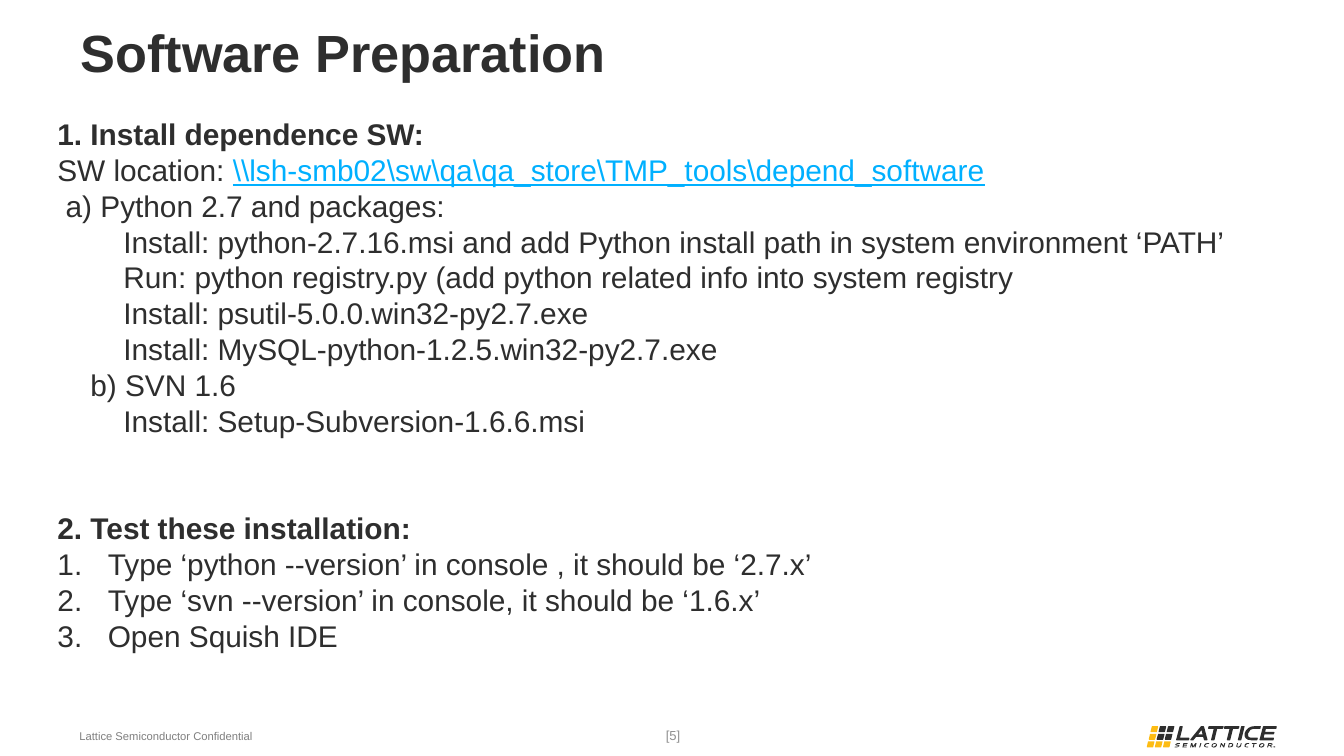
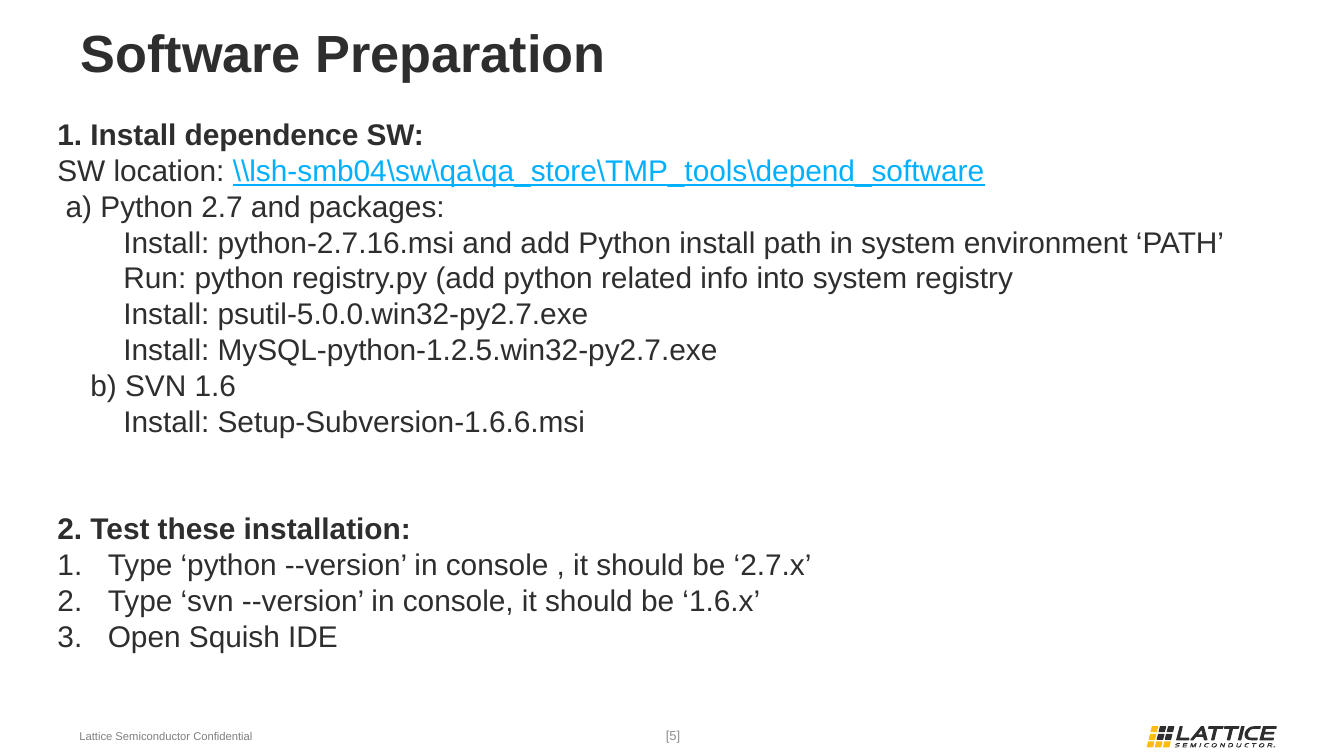
Before and after one commit to wanghengquan/repository, a slide deck: slide 5 of tmp_client/doc/TMP_EIT_suites/Local_EIT2_run_LSH1.pptx. Drawn at 1344x756 pixels with LibreOffice and Linux fonts; fonts in the diff are those of the drawing; background and template pictures are left out. Boxes give left, top, right and bottom in pixels: in the first picture for what was removed or moved away, otherwise in the second. Text is boxed around its words. In the diff, an @@ line names an element or a change of style, - is before the commit and + after.

```diff
--- a/tmp_client/doc/TMP_EIT_suites/Local_EIT2_run_LSH1.pptx
+++ b/tmp_client/doc/TMP_EIT_suites/Local_EIT2_run_LSH1.pptx
@@ text at (x1=57, y1=159, x2=984, y2=186): text changed @@
-SW location: \\lsh-smb02\sw\qa\qa_store\TMP_tools\depend_software
+SW location: \\lsh-smb04\sw\qa\qa_store\TMP_tools\depend_software
```
Also in this commit, not shown: 3 other slides changed, 14 other files.
